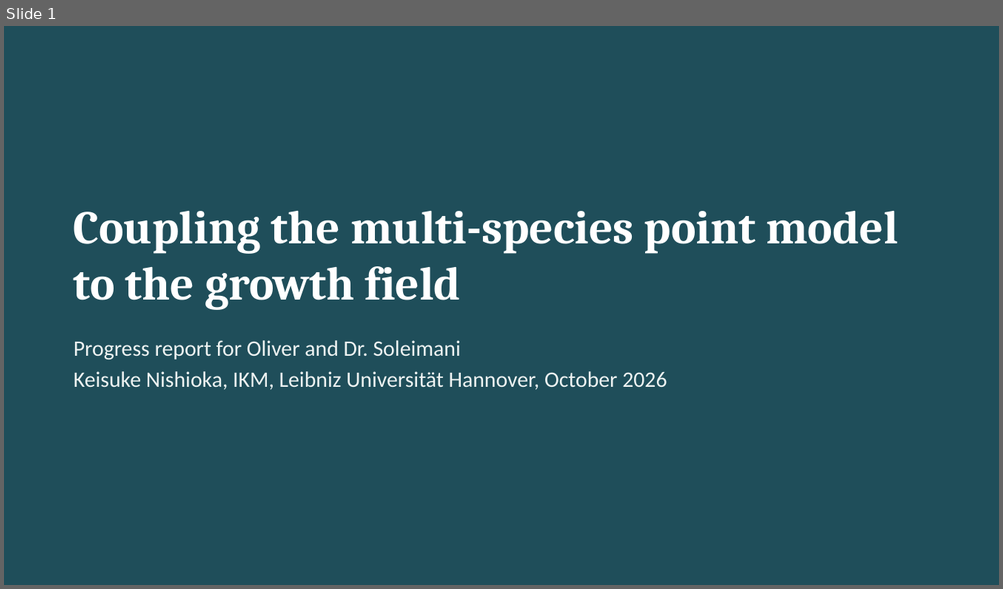
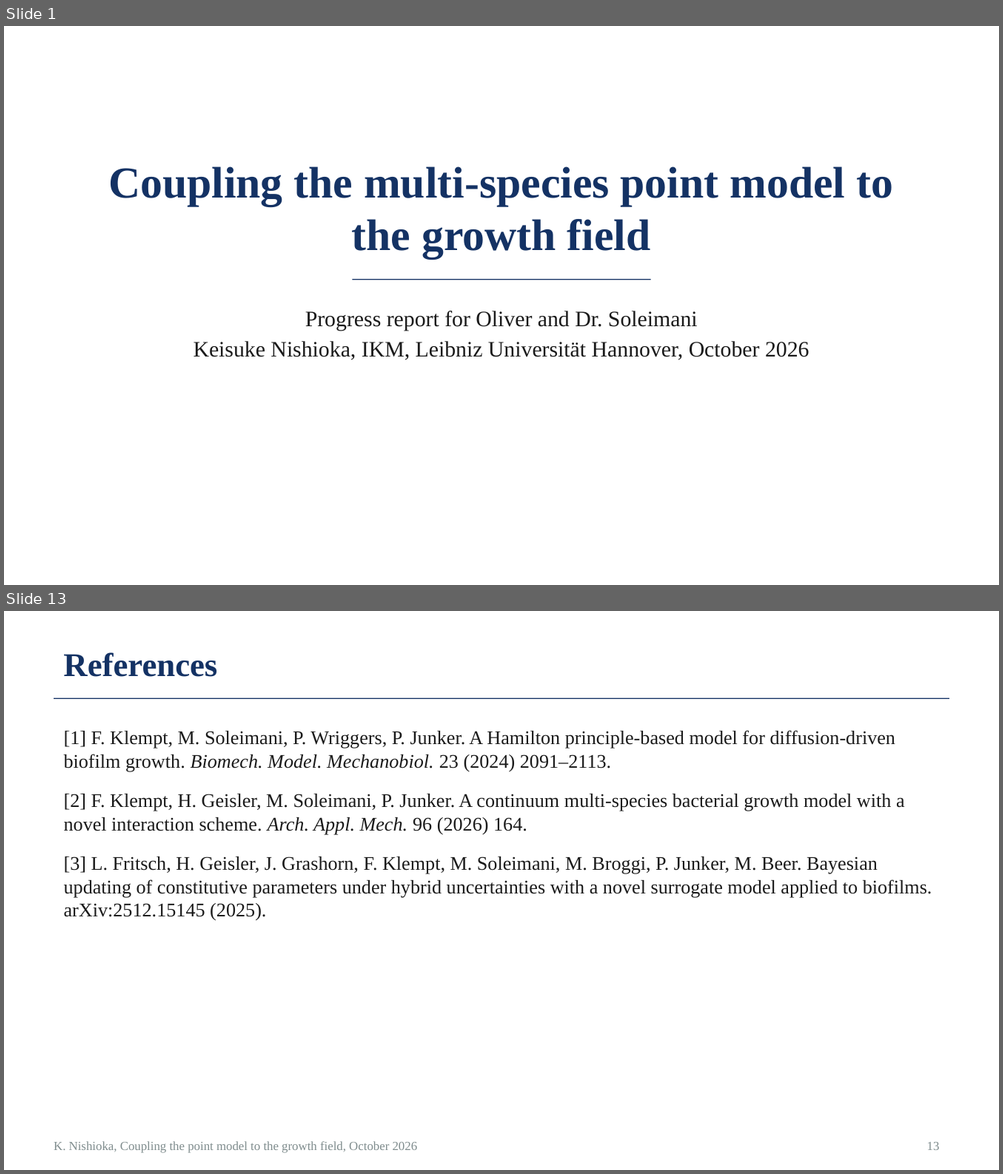
Before and after one commit to keisuke58/pde-fem-biofilm, a slide deck: slides_progress_2026-10.pptx. Shown one above the other, each under a label of ours: slide 1 before the commit, slides 1 and 13 after it; the slides between them are not shown. The pictures are 1003x589 and 1003x1174 pixels, drawn with LibreOffice and Linux fonts; fonts in the diff are those of the drawing. Boxes give left, top, right and bottom in pixels: in the first picture for what was removed or moved away, otherwise in the second. Text is boxed around its words. In the diff, an @@ line names an element or a change of style, - is before the commit and + after.

Commit message:
Progress deck (pptx) in the thesis style: Times, numbered captions, references

```diff
--- a/slides_progress_2026-10.pptx
+++ b/slides_progress_2026-10.pptx
@@ slide 13 added at box(4, 611, 999, 1170), background #FFFFFF @@
@@ title added at box(63, 652, 217, 677), 24 pt, text #143264, bold @@
+References
@@ line added from (54, 698) to (949, 698), #143264 0.75 pt @@
@@ text added at box(64, 730, 932, 921), 14 pt, text #1A1A1A @@
+[1] F. Klempt, M. Soleimani, P. Wriggers, P. Junker. A Hamilton principle-based model for diffusion-driven biofilm growth. Biomech. Model. Mechanobiol. 23 (2024) 2091–2113.
+[2] F. Klempt, H. Geisler, M. Soleimani, P. Junker. A continuum multi-species bacterial growth model with a novel interaction scheme. Arch. Appl. Mech. 96 (2026) 164.
+[3] L. Fritsch, H. Geisler, J. Grashorn, F. Klempt, M. Soleimani, M. Broggi, P. Junker, M. Beer. Bayesian updating of constitutive parameters under hybrid uncertainties with a novel surrogate model applied to biofilms. arXiv:2512.15145 (2025).
@@ text added at box(54, 1142, 418, 1153), 9 pt, text #7F8C8D @@
+K. Nishioka, Coupling the point model to the growth field, October 2026
@@ page number added at box(927, 1142, 939, 1150), 9 pt, text #7F8C8D @@
+13
@@ slide 1 changed as well @@
@@ background #1F4E5A to #FFFFFF @@
@@ title "Coupling the multi-species point model ...": place and size @@
-title "Coupling the multi-species point model ..." at box(74, 211, 897, 310)
+title "Coupling the multi-species point model ..." at box(108, 167, 893, 259)
@@ title "Coupling the multi-species point model ..." at box(108, 167, 893, 259): size 34 to 32 pt, font Cambria to Times New Roman, text colour #FFFFFF to #143264; alignment left to centre @@
@@ line added from (352, 280) to (651, 280), #143264 0.75 pt @@
@@ text "Progress report for Oliver and ...": place and size @@
-text "Progress report for Oliver and ..." at box(74, 340, 666, 390)
+text "Progress report for Oliver and ..." at box(193, 311, 809, 360)
@@ text "Progress report for Oliver and ..." at box(193, 311, 809, 360): font Calibri to Times New Roman, text colour #EEF3F2 to #1A1A1A; alignment left to centre @@
```
Also in this commit, not shown: 13 other slides changed.
